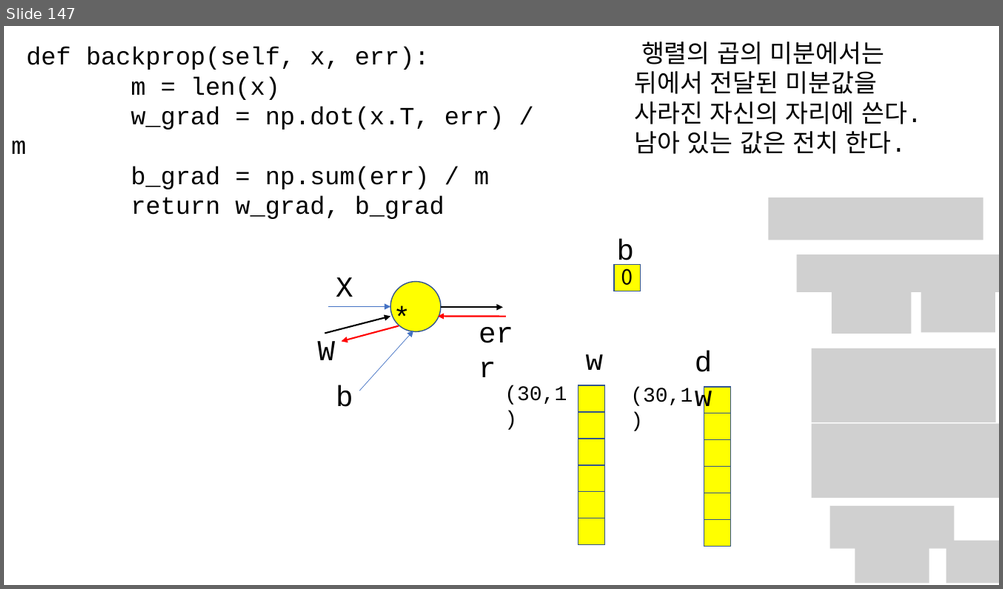
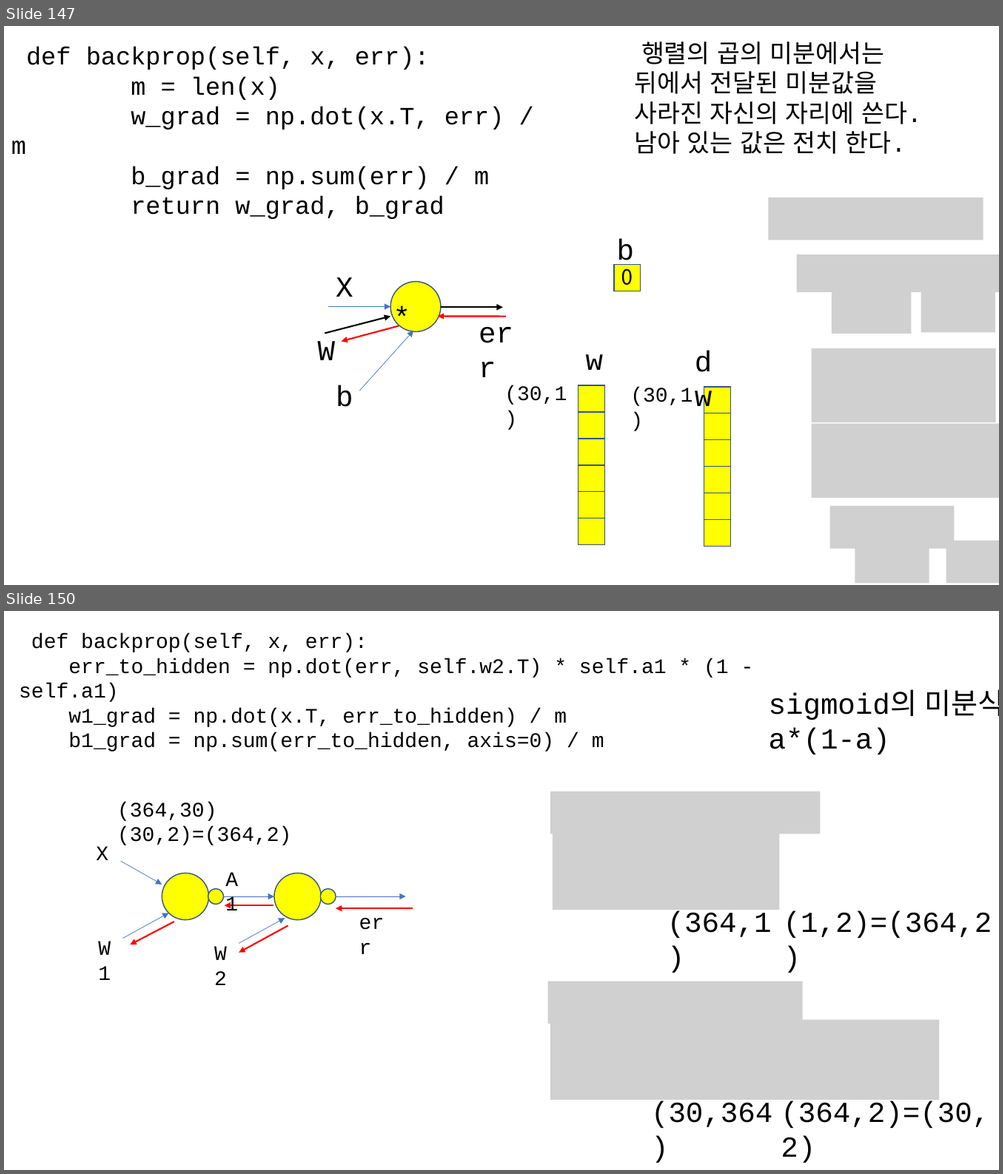
Before and after one commit to kjungmo/SBA2020_dataScience, a slide deck: 데이터분석.pptx. Shown one above the other, each under a label of ours: slide 147 before the commit, slides 147 and 150 after it; the slides between them are not shown. The pictures are 1003x589 and 1003x1174 pixels, drawn with LibreOffice and Linux fonts; fonts in the diff are those of the drawing; grey boxes stand for pictures; background and template pictures are left out. Boxes give left, top, right and bottom in pixels: in the first picture for what was removed or moved away, otherwise in the second. Text is boxed around its words. In the diff, an @@ line names an element or a change of style, - is before the commit and + after.

```diff
--- a/데이터분석.pptx
+++ b/데이터분석.pptx
@@ slide 150 added at (4,611,999,1170), background #FFFFFF @@
@@ text added at (19,633,728,752), 20 pt, text #000000 @@
+def backprop(self, x, err):
+err_to_hidden = np.dot(err, self.w2.T) * self.a1 * (1 - self.a1)
+w1_grad = np.dot(x.T, err_to_hidden) / m
+b1_grad = np.sum(err_to_hidden, axis=0) / m
@@ text added at (768,689,999,755), 28 pt, text #000000 @@
+sigmoid의 미분식
+a*(1-a)
@@ text added at (117,802,291,846), 20 pt, text #000000 @@
+(364,30)(30,2)=(364,2)
@@ picture added at (550,792,820,834) @@
@@ picture added at (552,830,780,910) @@
@@ text added at (96,846,108,860), 20 pt, text #000000 @@
+X
@@ arrow added from (120, 862) to (162, 885), #4472C4 0.5 pt @@
@@ ellipse added at (162,874,209,920), fill #FFFF00, outline #325491 1 pt @@
@@ text added at (218,863,256,895), 20 pt, text #000000 @@
+A1
@@ ellipse added at (274,874,321,920), fill #FFFF00, outline #325491 1 pt @@
@@ ellipse added at (208,889,224,905), fill #FFFF00, outline #325491 1 pt @@
@@ arrow added from (223, 897) to (274, 897), #4472C4 0.5 pt @@
@@ ellipse added at (320,889,336,905), fill #FFFF00, outline #325491 1 pt @@
@@ arrow added from (336, 897) to (405, 897), #4472C4 0.5 pt @@
@@ arrow added from (122, 939) to (169, 913), #4472C4 0.5 pt @@
@@ arrow added from (273, 906) to (224, 906), #FF0000 1.5 pt @@
@@ arrow added from (239, 944) to (284, 918), #4472C4 0.5 pt @@
@@ arrow added from (413, 908) to (336, 908), #FF0000 1.5 pt @@
@@ text added at (352,906,401,939), 20 pt, text #000000 @@
+err
@@ text added at (667,911,771,938), 28 pt, text #000000 @@
+(364,1)
@@ text added at (783,911,992,938), 28 pt, text #000000 @@
+(1,2)=(364,2)
@@ text added at (91,932,129,965), 20 pt, text #000000 @@
+W1
@@ arrow added from (174, 922) to (130, 945), #FF0000 1.5 pt @@
@@ text added at (207,937,245,969), 20 pt, text #000000 @@
+W2
@@ arrow added from (288, 925) to (239, 953), #FF0000 1.5 pt @@
@@ picture added at (548,982,802,1025) @@
@@ picture added at (550,1020,939,1099) @@
@@ text added at (651,1102,772,1128), 28 pt, text #000000 @@
+(30,364)
@@ text added at (780,1102,989,1163), 28 pt, text #000000 @@
+(364,2)=(30,2)
```
Also in this commit, not shown: 2 slides changed, 13 other slides added, 3 other files.
